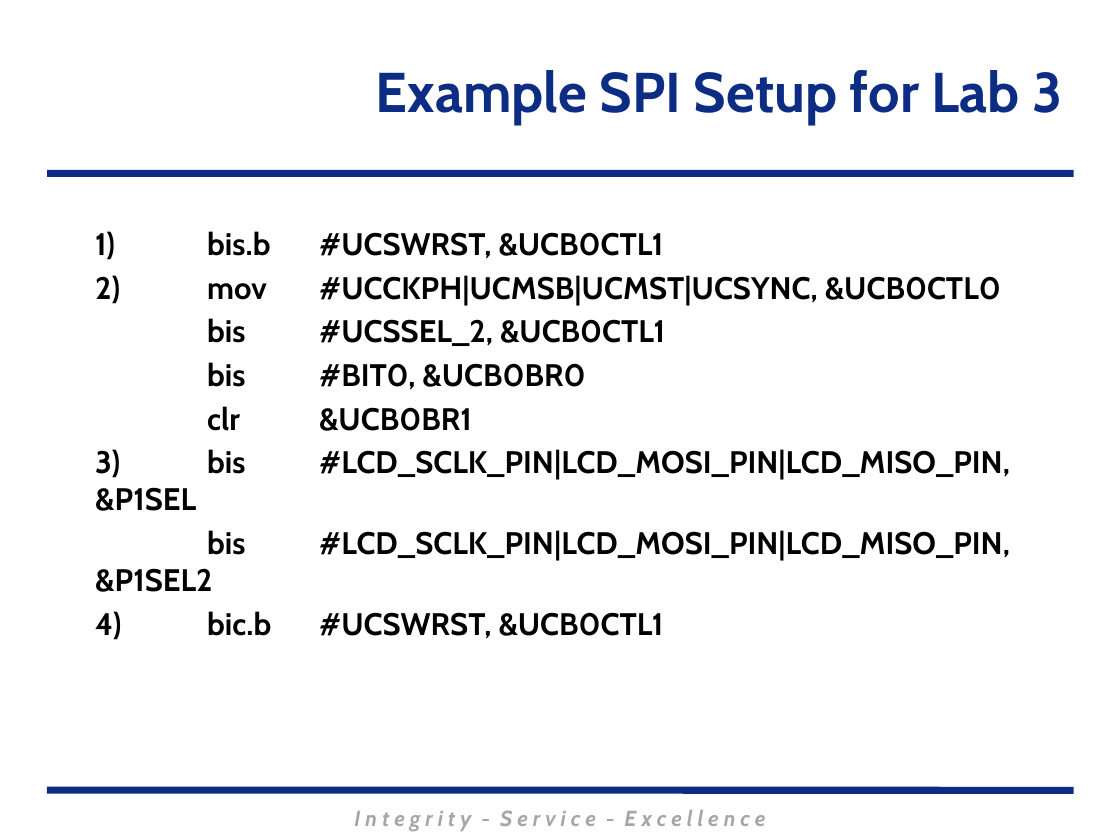
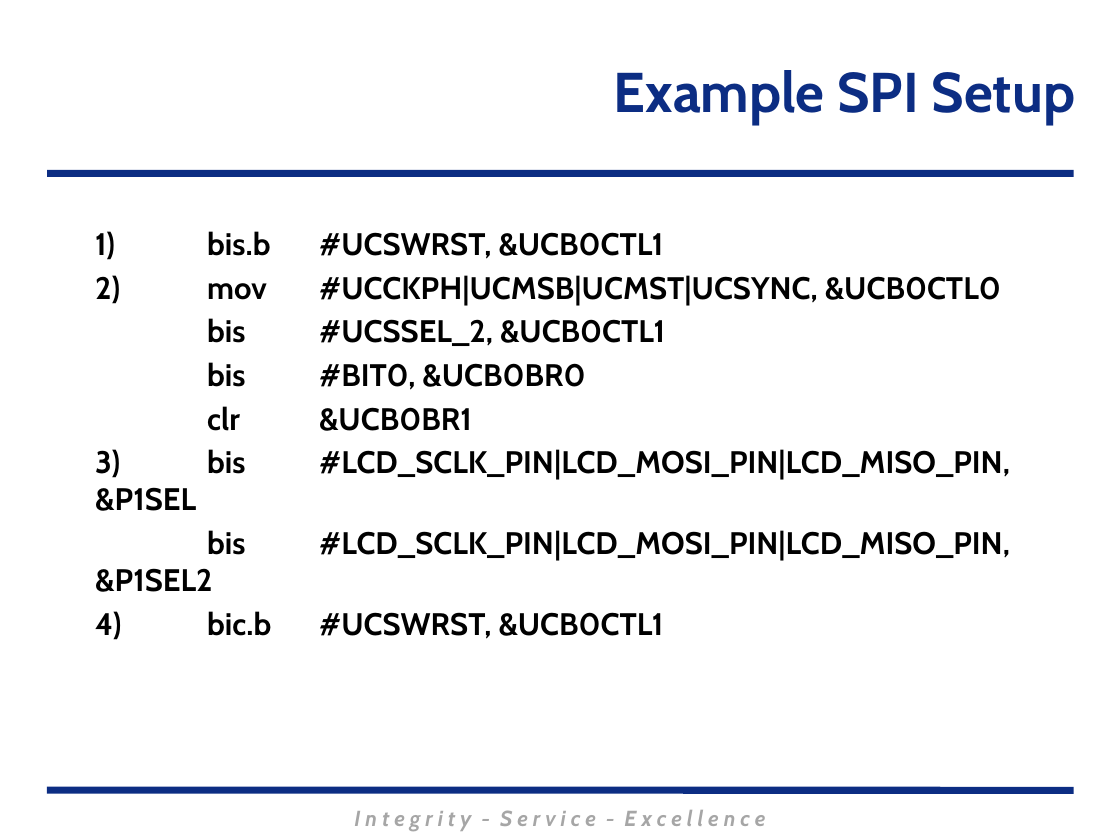
Before and after one commit to MarsUniversity/ECE382, a slide deck: slide 25 of source/lessons/lsn26-27-28/Lsn26-27-28.pptx (slide 32 before the commit). Drawn at 1120x840 pixels with LibreOffice and Linux fonts; fonts in the diff are those of the drawing; background and template pictures are left out. Boxes give left, top, right and bottom in pixels: in the first picture for what was removed or moved away, otherwise in the second. Text is boxed around its words. In the diff, an @@ line names an element or a change of style, - is before the commit and + after.

```diff
--- a/source/lessons/lsn26-27-28/Lsn26-27-28.pptx
+++ b/source/lessons/lsn26-27-28/Lsn26-27-28.pptx
@@ title at (x1=614, y1=70, x2=1076, y2=124): text changed @@
-Example SPI Setup for Lab 3
+Example SPI Setup
```
Also in this commit, not shown: 4 other slides changed, 5 slides added, 1 slide removed, 3 other files.
